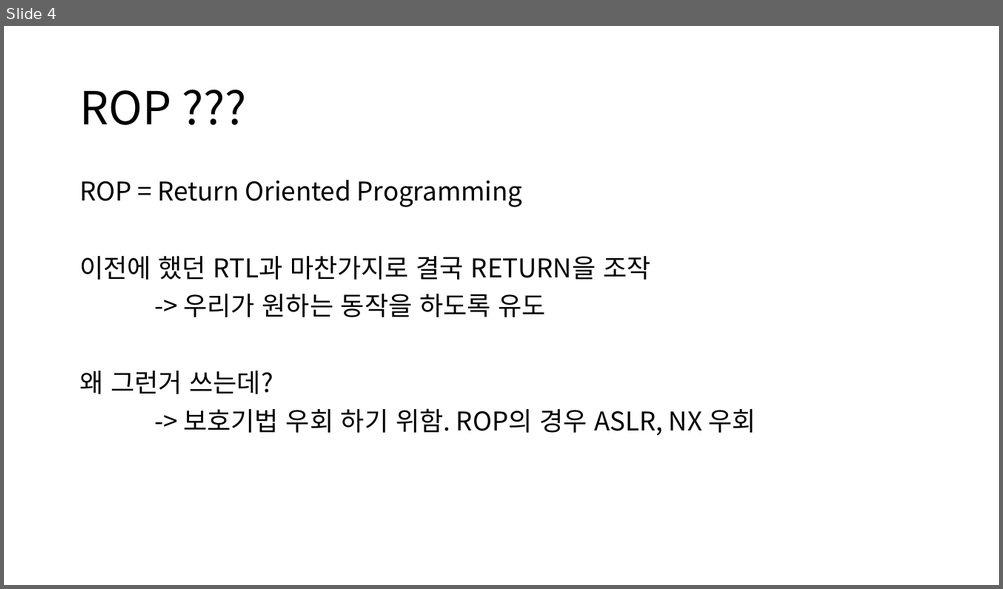
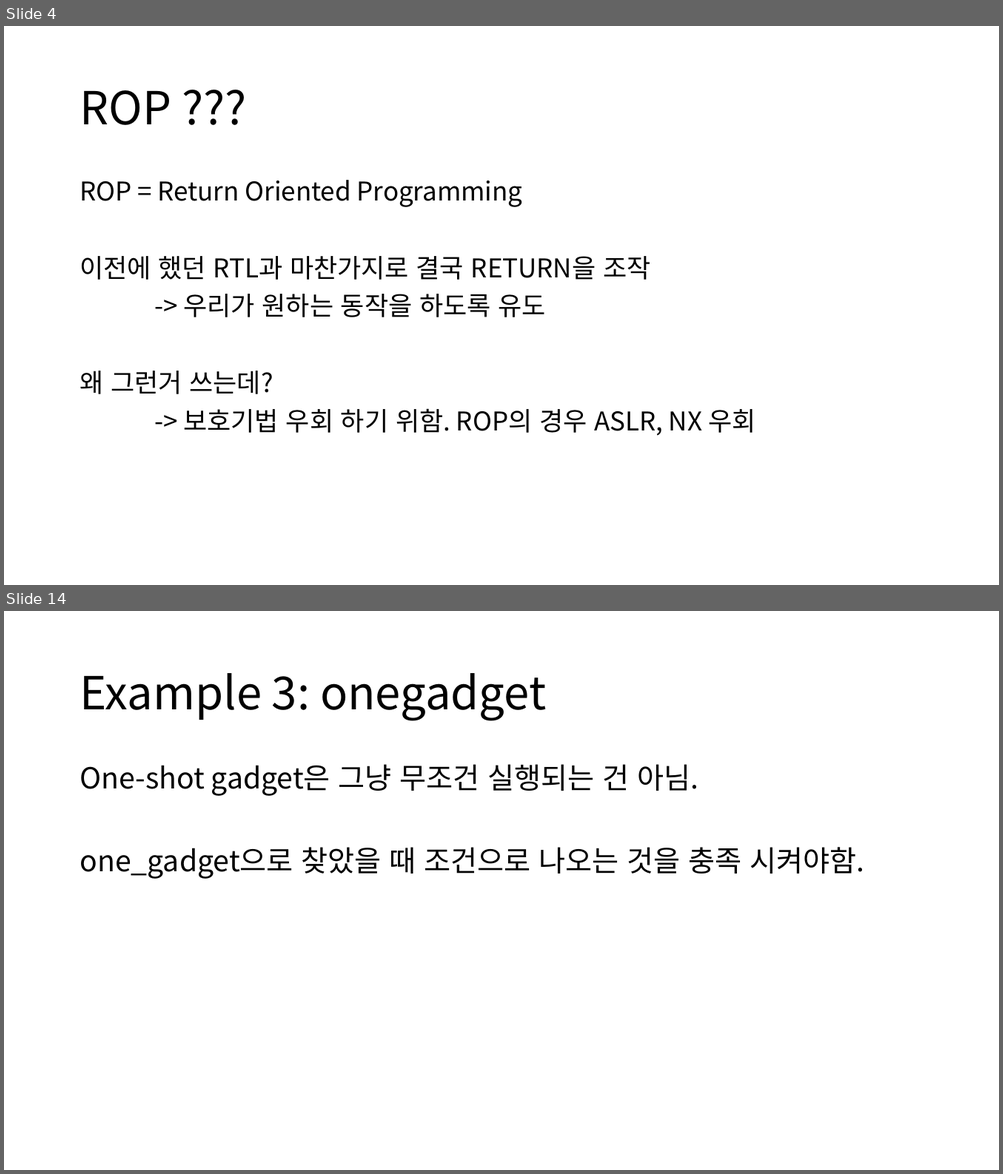
Before and after one commit to more-kohii/Cykor_seminar, a slide deck: ROP_FSB.pptx. Shown one above the other, each under a label of ours: slide 4 before the commit, slides 4 and 14 after it; the slides between them are not shown. The pictures are 1003x589 and 1003x1174 pixels, drawn with LibreOffice and Linux fonts; fonts in the diff are those of the drawing. Boxes give left, top, right and bottom in pixels: in the first picture for what was removed or moved away, otherwise in the second. Text is boxed around its words. In the diff, an @@ line names an element or a change of style, - is before the commit and + after.

```diff
--- a/ROP_FSB.pptx
+++ b/ROP_FSB.pptx
@@ slide 14 added at <box>4,611,999,1170</box>, background #FFFFFF @@
@@ title added at <box>79,673,546,721</box>, 44 pt, text #000000 @@
+Example 3: onegadget
@@ text added at <box>79,764,865,879</box>, 28 pt, text #000000 @@
+One-shot gadget은 그냥 무조건 실행되는 건 아님.
+one_gadget으로 찾았을 때 조건으로 나오는 것을 충족 시켜야함.
```
Also in this commit, not shown: 2 slides changed, 21 other slides added, 2 slides removed.
